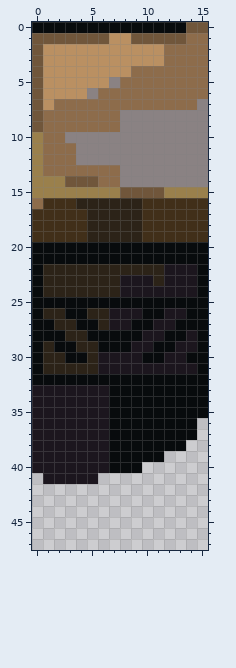
File history of a pixel-art file, Assets/Art/Sprites/GroundTile.aseprite. The picture above was drawn from the file before the commit.
16x48 pixels, 1 frame. Colours within 5 levels of each other are drawn and written as one.
New version:
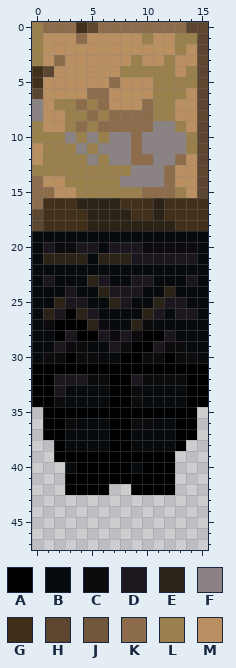
Palette (. is transparent): A #000000  B #080b0d  C #0e0b0f  D #1c161e  E #2c2318  F #8a8283  G #412f19  H #5c4630  J #70563b  K #8d6c4b  L #9a804c  M #ba9062
Edits made:
@@ x 0..15 @@
- 0 BBBBBBBBBBBBBBJJ
- 1 JJJJJJJMMJJJJJKK
- 2 JMMMMMMMMMMMKKKK
- 3 JMMMMMMMMMMMKKKK
- 4 JMMMMMMMMKKKKKKK
- 5 JMMMMMMFKKKKKKKK
- 6 JMMMMFKKKKKKKKKK
- 7 JMKKKKKKKKKKKKKF
- 8 JKKKKKKKFFFFFFFF
- 9 JKKKKKKKFFFFFFFF
-10 LKKFFFFFFFFFFFFF
-11 LKKKFFFFFFFFFFFF
-12 LKKKFFFFFFFFFFFF
-13 LKKKKKKKFFFFFFFF
-14 LLLJJJKKFFFFFFFF
-15 LLLLLLLLJJJJLLLL
-16 KGGGEEEEEEGGGGGG
-17 GGGGGEEEEEGGGGGG
-18 GGGGGEEEEEGGGGGG
-19 GGGGGEEEEEGGGGGG
-20 BBBBBBBBBBBBBBBB
-21 BBBBBBBBBBBBBBBB
-22 BEEEEEEEEEEEDDDB
-23 BEEEEEEEDDDEDDDB
-24 BEEEEEEEDDDDDDDB
-25 BBBBBBBBBBBBBBBB
-26 BEEBBEEDDDBBDDBB
-27 BBEEBBEDDBBDDBBB
-28 BBBEEBBBBBDDBBDB
-29 BEBBEEBBBDDBBDDB
-30 BEEBBEDDDDBBDDBB
-31 BEEEEEDDDDDDDDDB
-32 BBBBBBBBBBBBBBBB
-33 DDDDDDDBBBBBBBBB
-34 DDDDDDDBBBBBBBBB
-35 DDDDDDDBBBBBBBBB
-36 DDDDDDDBBBBBBBB.
-37 DDDDDDDBBBBBBBB.
-38 DDDDDDDBBBBBBB..
-39 DDDDDDDBBBBB....
-40 DDDDDDDBBB......
-41 .DDDDD..........
-42 ................
+ 0 LKKKGHKKKKKKKKHH
+ 1 LMMMKMMMMMLMMLLH
+ 2 LMMMMMMMMMMMMLMH
+ 3 LMKMMMMMMLMMLMMH
+ 4 GHMMMMMMLLLLLMLH
+ 5 GMMMMMMKMMMLLLLH
+ 6 HMMMMKKMMMMLLLMH
+ 7 FMLLKLKMMMKLLMMH
+ 8 FMMLLKLKKKKLLMMH
+ 9 LMMLKLKKKKKFFLMH
+10 LLLFLFLFFKFFFFLH
+11 MLLLFLFFFKFFFFLH
+12 MLLLLFLFFKKFFKMH
+13 LLLLLLLLLFFFKMMH
+14 KMMLLLLLFFFFKMMH
+15 KKMMLLLLLLKKKLMH
+16 KGGGEEEEGGGEGGGG
+17 HGGGGEEEEGGEGGGG
+18 HGGGGEEEEEEEEGGG
+19 BBBBBBBBBBBBBBBB
+20 BDCCDDBDDDCCCCCB
+21 BEEEEBEEEDDDDDDB
+22 BBBBBBBBBBBBBBBB
+23 BDBBBEDBBDDBBBDB
+24 BBBDBBEDDDBBEBBB
+25 BBEDDBBEDBBEDDBB
+26 BEDAEDBBBBEDBDDB
+27 BCAAAECBBECBBBBB
+28 BBADAADCDCAADBBB
+29 BBDCCBBDCAADCCBB
+30 BCCACCBBAACCACCB
+31 AAAAAAAAAAAAAAAA
+32 AADDDCCAADCCCCAA
+33 AADBBBBAACBBBBAA
+34 AACBBBBAACBBBBAA
+35 .AAAAAAAAAAAAAA.
+36 .AACBBBAACCBBAA.
+37 .AABBBBAABBBBAA.
+38 ..ABBBBAABBBBA..
+39 ..AAAAAAAAAAA...
+40 ...BAAAAABAAA...
+41 ...AAAAAAAAAA...
+42 ...AAAA..AAAA...
 43 ................
Pixel boxes of the changes (left, top, right, bottom) in both pictures:
changed: (32, 22, 208, 495)
